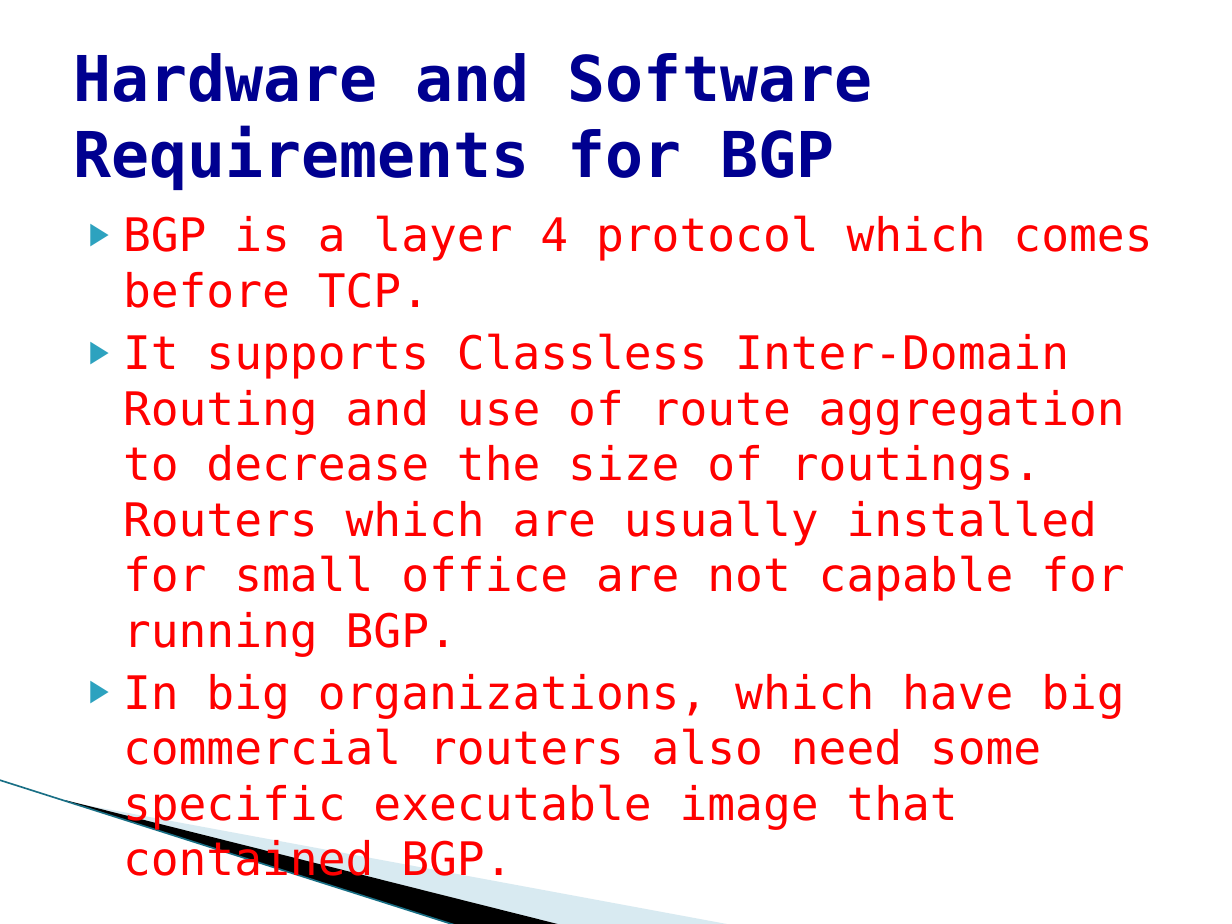
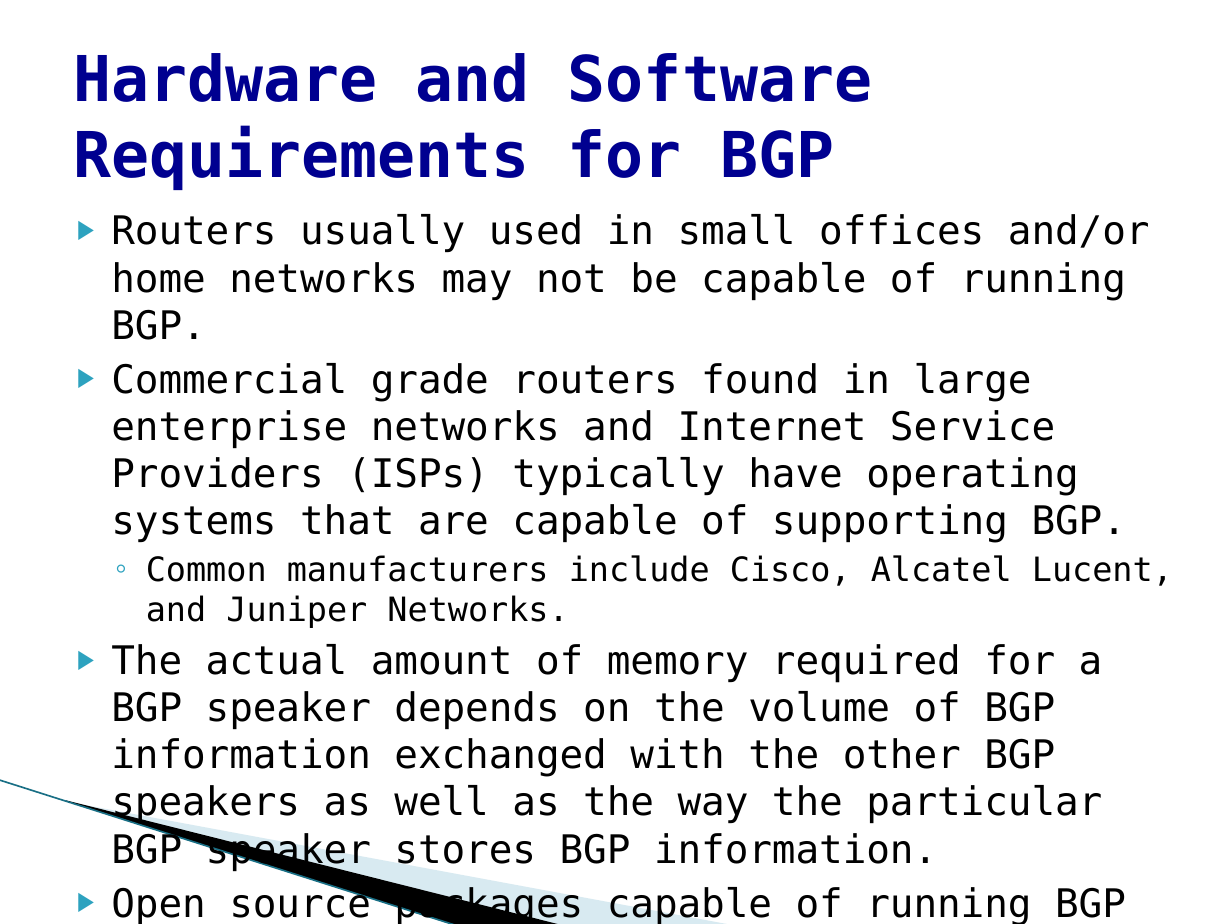
Before and after one commit to Polo08816/COSC650, a slide deck: slide 11 of documents/Presentation BGP.pptx (slide 13 before the commit). Drawn at 1232x924 pixels with LibreOffice and Linux fonts; fonts in the diff are those of the drawing; background and template pictures are left out. Boxes give left, top, right and bottom in pixels: in the first picture for what was removed or moved away, otherwise in the second. Text is boxed around its words. In the diff, an @@ line names an element or a change of style, - is before the commit and + after.

Commit message:
"Final" version of presentation slides

```diff
--- a/documents/Presentation BGP.pptx
+++ b/documents/Presentation BGP.pptx
@@ text at box(111, 214, 1173, 924): text changed; size 27 to 22.9 pt; text colour #FF0000 to #000000 @@
-▶ BGP is a layer 4 protocol which comes before TCP.
-▶ It supports Classless Inter-Domain Routing and use of route aggregation to decrease the size of routings. Routers which are usually installed for small office are not capable for running BGP.
-▶ In big organizations, which have big commercial routers also need some specific executable image that contained BGP.
+▶ Routers usually used in small offices and/or home networks may not be capable of running BGP.
+▶ Commercial grade routers found in large enterprise networks and Internet Service Providers (ISPs) typically have operating systems that are capable of supporting BGP.
+  ◦ Common manufacturers include Cisco, Alcatel Lucent, and Juniper Networks.
+▶ The actual amount of memory required for a BGP speaker depends on the volume of BGP information exchanged with the other BGP speakers as well as the way the particular BGP speaker stores BGP information.
+▶ Open source packages capable of running BGP include GNU Zebra, Ouagga, Open BGPD, BIRD, XORP, and Vyatta.
```
Also in this commit, not shown: 4 other slides changed, 2 slides removed.
